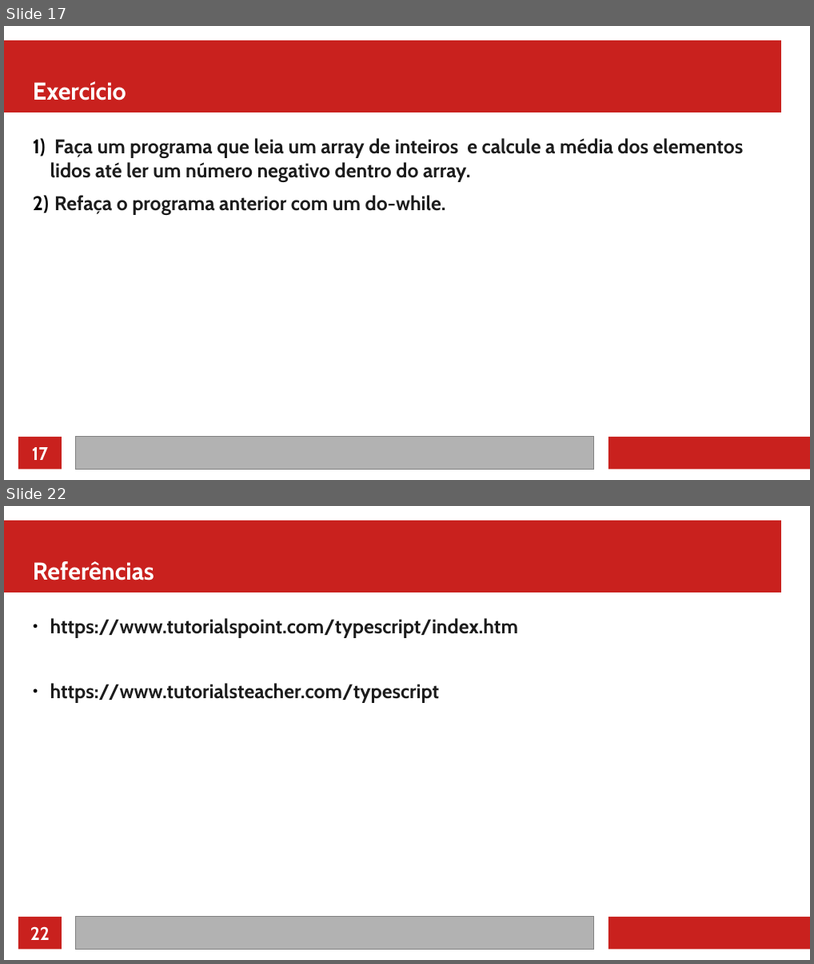
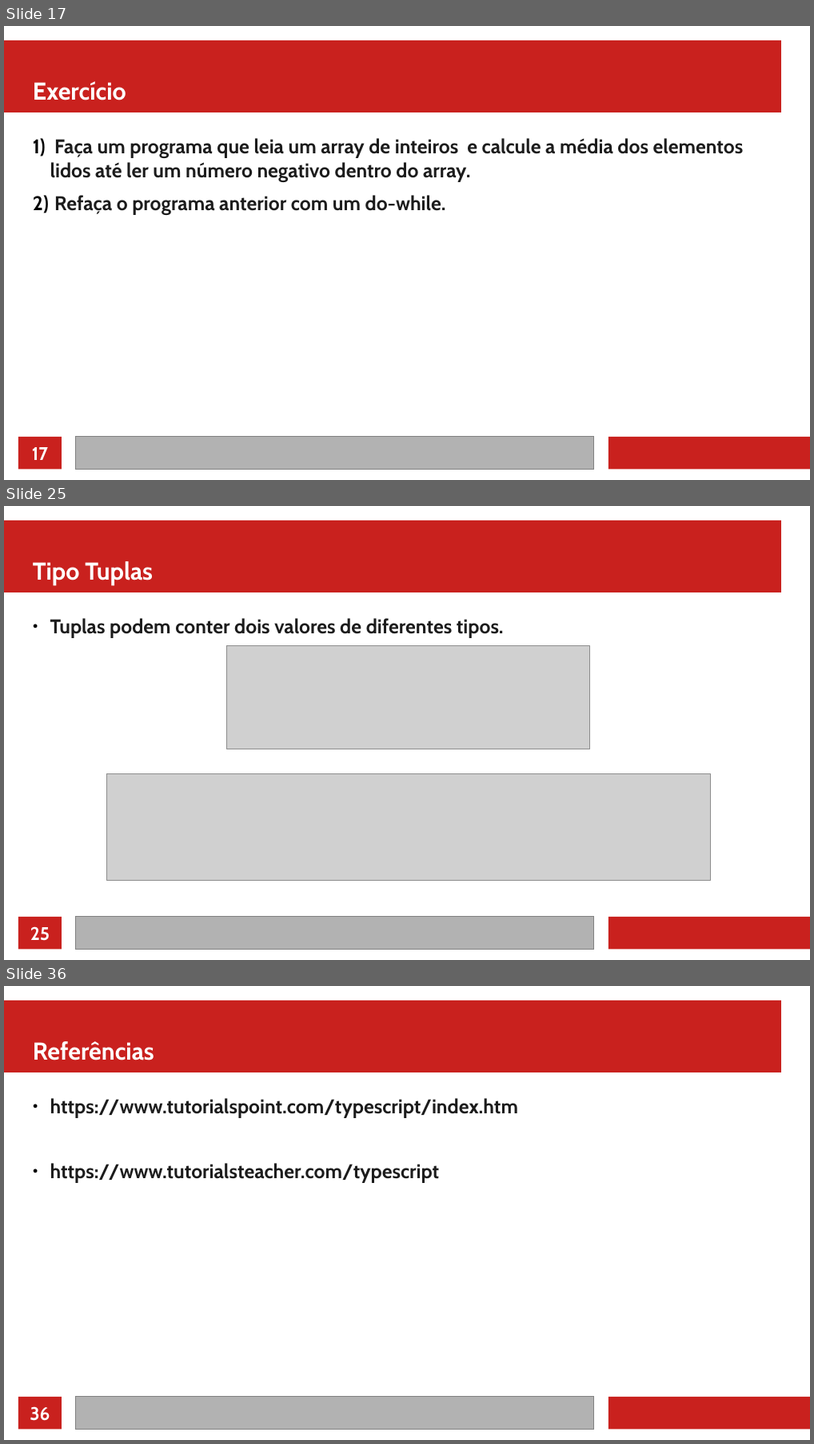
Before and after one commit to jeffersoncarvalho/ufc_2022_1, a slide deck: PD/02 - Ifs Loops e Funções.odp. Shown one above the other, each under a label of ours: slides 17 and 22 before the commit, slides 17, 25 and 36 after it; the slides between them are not shown. The pictures are 814x964 and 814x1444 pixels, drawn with LibreOffice and Linux fonts; fonts in the diff are those of the drawing; grey boxes stand for pictures. Boxes give left, top, right and bottom in pixels: in the first picture for what was removed or moved away, otherwise in the second. Text is boxed around its words. In the diff, an @@ line names an element or a change of style, - is before the commit and + after.

```diff
--- a/PD/02 - Ifs Loops e Funções.odp
+++ b/PD/02 - Ifs Loops e Funções.odp
@@ slide 25 added at box(4, 506, 810, 960), background #FFFFFF; not listed: 4 template elements that a slide beside it also shows @@
@@ title added at box(33, 561, 153, 585), 24 pt, text #FFFFFF, bold @@
+Tipo Tuplas
@@ text added at box(50, 618, 504, 638), 19.5 pt, text #1C1C1C, bold @@
+● Tuplas podem conter dois valores de diferentes tipos.
@@ picture added at box(227, 645, 590, 749) @@
@@ picture added at box(106, 773, 711, 880) @@
@@ page number added at box(30, 926, 50, 940), 18 pt, text #FFFFFF, bold @@
+25
@@ what was slide 22 is now slide 36 @@
@@ page number at box(30, 1406, 50, 1420): text changed @@
-22
+36
```
Also in this commit, not shown: 4 slides changed, 13 other slides added, 35 other files.
